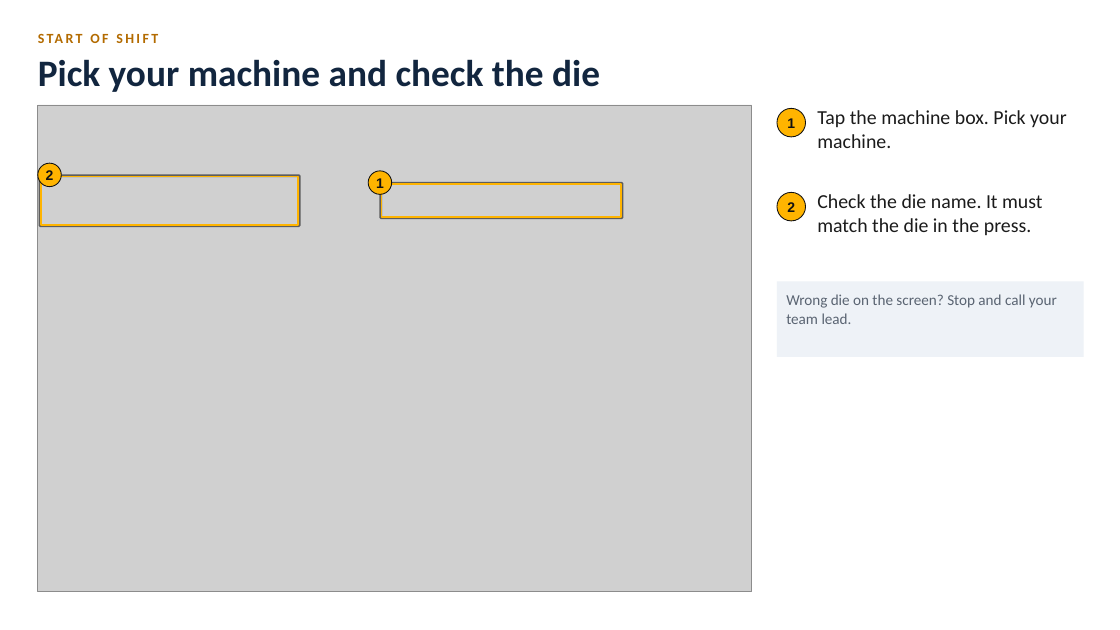
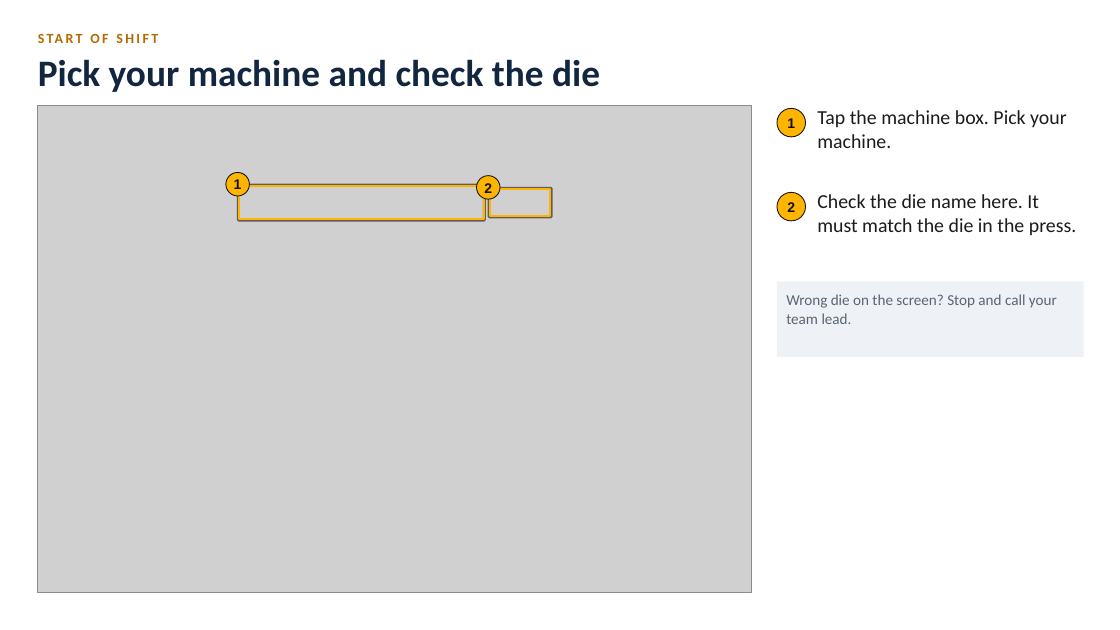
Before and after one commit to BR-Customers/MPP, a slide deck: slide 7 of docs/training/diecast/MPP_DieCast_Training.pptx. Drawn at 1120x630 pixels with LibreOffice and Linux fonts; fonts in the diff are those of the drawing; grey boxes stand for pictures. Boxes give left, top, right and bottom in pixels: in the first picture for what was removed or moved away, otherwise in the second. Text is boxed around its words. In the diff, an @@ line names an element or a change of style, - is before the commit and + after.

```diff
--- a/docs/training/diecast/MPP_DieCast_Training.pptx
+++ b/docs/training/diecast/MPP_DieCast_Training.pptx
@@ text "1": place and size @@
-text "1" at [376, 178, 384, 188]
+text "1" at [234, 179, 242, 189]
@@ ellipse: place and size @@
-ellipse at [368, 171, 392, 194]
+ellipse at [226, 172, 250, 196]
@@ text "2": place and size @@
-text "2" at [46, 170, 54, 180]
+text "2" at [484, 183, 492, 193]
@@ ellipse: place and size @@
-ellipse at [38, 163, 61, 187]
+ellipse at [476, 176, 500, 199]
@@ rectangle: place and size @@
-rectangle at [381, 183, 622, 218]
+rectangle at [239, 185, 485, 220]
@@ rectangle: place and size @@
-rectangle at [381, 184, 621, 217]
+rectangle at [239, 186, 484, 219]
@@ rectangle: place and size @@
-rectangle at [40, 176, 299, 225]
+rectangle at [489, 188, 551, 217]
@@ rectangle: place and size @@
-rectangle at [41, 176, 298, 224]
+rectangle at [490, 189, 550, 216]
@@ text at [817, 194, 1077, 235]: text changed @@
-Check the die name. It must match the die in the press.
+Check the die name here. It must match the die in the press.
```
Also in this commit, not shown: 6 other slides changed, 7 other files.
